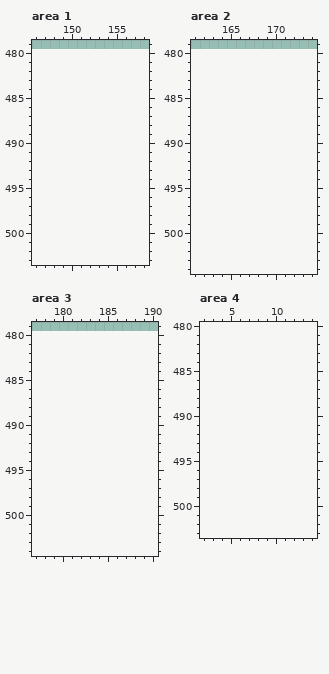
Two versions of one pixel-art file, art/sitio/sitio.aseprite. That is the earlier state.
512x480 pixels, 1 frame. Colours within 5 levels of each other are drawn and written as one. Shown: area 1: x 146..158, y 479..503; area 2: x 161..174, y 479..504; area 3: x 177..190, y 479..504; area 4: x 2..14, y 480..503. The old version is drawn lined up with the new one, on the new canvas. The commit also changed other parts of the picture, which this record leaves out.
After:
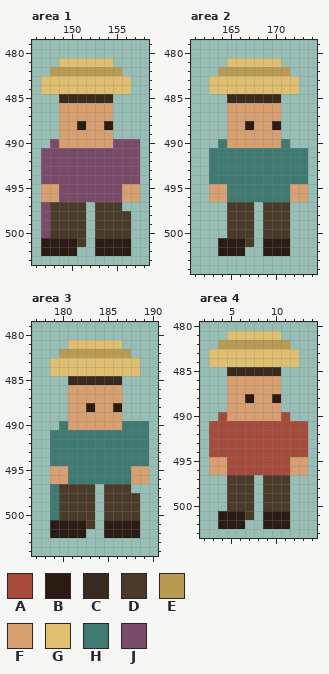
Palette (. is transparent): A #a64b3c  B #2a1c12  C #3a2a1e  D #4a3a2a  E #b89a52  F #d8a070  G #e0c070  H #3f7a72  J #7a4a6a
Difference:
canvas 512x480 -> 512x640
Changed rows in their new state; - is an unchanged pixel.
Area 1:
first column x 147:
481 --GGGGGG---
482 -EEEEEEEE--
483 GGGGGGGGGG-
484 GGGGGGGGGG-
485 --CCCCCC---
486 --FFFFFF---
487 --FFFFFF---
488 --FFBFFB---
489 --FFFFFF---
490 -JFFFFFFJJJ
491 JJJJJJJJJJJ
492 JJJJJJJJJJJ
493 JJJJJJJJJJJ
494 JJJJJJJJJJJ
495 FFJJJJJJJFF
496 FFJJJJJJJFF
497 JDDDD-DDD--
498 JDDDD-DDDD-
499 JDDDD-DDDD-
500 JDDDD-DDDD-
501 BBBBD-BBBB-
502 BBBB--BBBB-
Area 2:
first column x 163:
481 --GGGGGG---
482 -EEEEEEEE--
483 GGGGGGGGGG-
484 GGGGGGGGGG-
485 --CCCCCC---
486 --FFFFFF---
487 --FFFFFF---
488 --FFBFFB---
489 --FFFFFF---
490 -HFFFFFFH--
491 HHHHHHHHHHH
492 HHHHHHHHHHH
493 HHHHHHHHHHH
494 HHHHHHHHHHH
495 FFHHHHHHHFF
496 FFHHHHHHHFF
497 --DDD-DDD--
498 --DDD-DDD--
499 --DDD-DDD--
500 --DDD-DDD--
501 -BBBD-BBB--
502 -BBB--BBB--
Area 3:
first column x 179:
481 --GGGGGG---
482 -EEEEEEEE--
483 GGGGGGGGGG-
484 GGGGGGGGGG-
485 --CCCCCC---
486 --FFFFFF---
487 --FFFFFF---
488 --FFBFFB---
489 --FFFFFF---
490 -HFFFFFFHHH
491 HHHHHHHHHHH
492 HHHHHHHHHHH
493 HHHHHHHHHHH
494 HHHHHHHHHHH
495 FFHHHHHHHFF
496 FFHHHHHHHFF
497 HDDDD-DDD--
498 HDDDD-DDDD-
499 HDDDD-DDDD-
500 HDDDD-DDDD-
501 BBBBD-BBBB-
502 BBBB--BBBB-
Area 4:
first column x 3:
481 --GGGGGG---
482 -EEEEEEEE--
483 GGGGGGGGGG-
484 GGGGGGGGGG-
485 --CCCCCC---
486 --FFFFFF---
487 --FFFFFF---
488 --FFBFFB---
489 --FFFFFF---
490 -AFFFFFFA--
491 AAAAAAAAAAA
492 AAAAAAAAAAA
493 AAAAAAAAAAA
494 AAAAAAAAAAA
495 FFAAAAAAAFF
496 FFAAAAAAAFF
497 --DDD-DDD--
498 --DDD-DDD--
499 --DDD-DDD--
500 --DDD-DDD--
501 -BBBD-BBB--
502 -BBB--BBB--
Changed places in both pictures, as pixel boxes (x1, y1, x2, y2):
added: (41, 58, 140, 256)
added: (209, 58, 308, 256)
added: (50, 340, 149, 538)
added: (209, 331, 308, 529)
